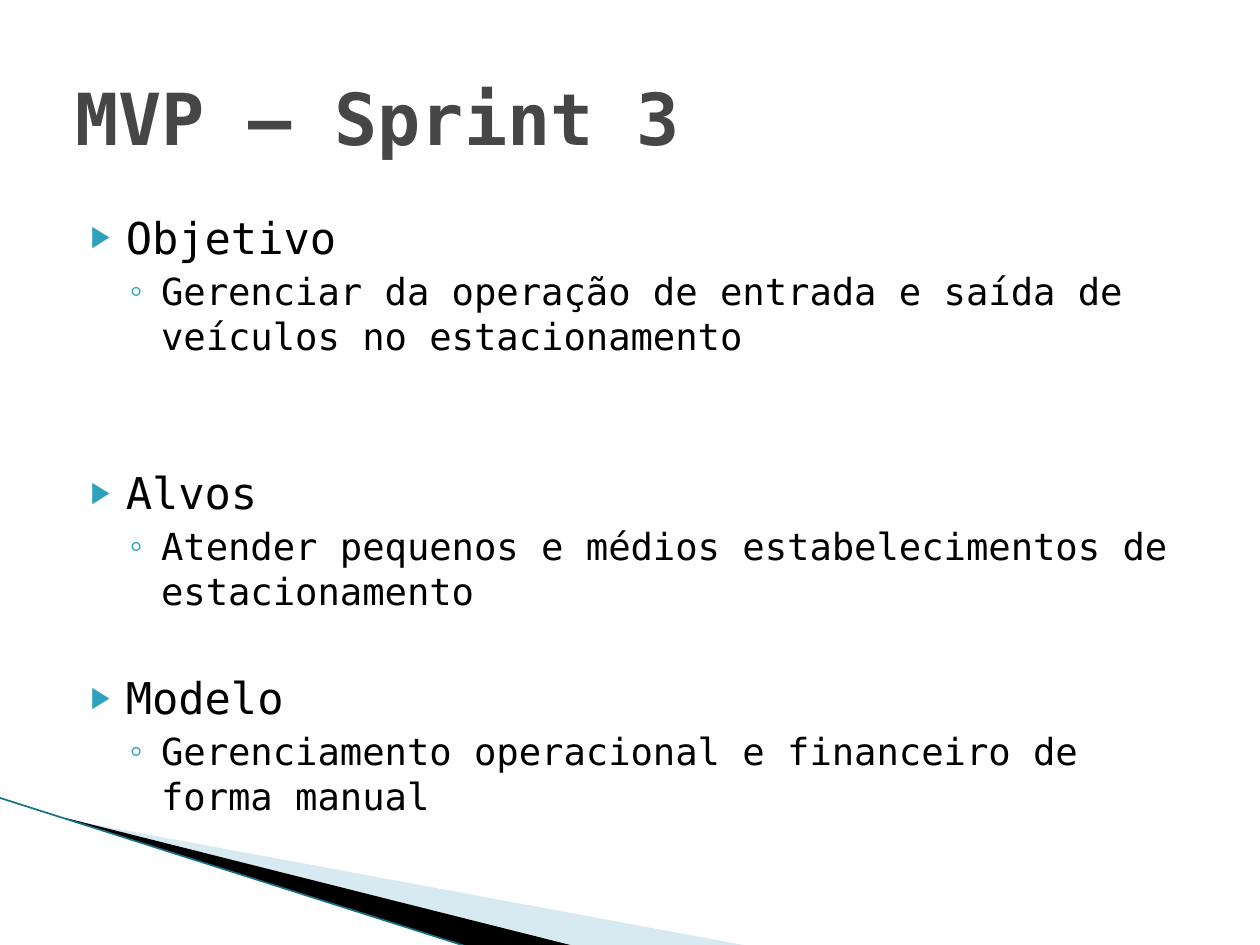
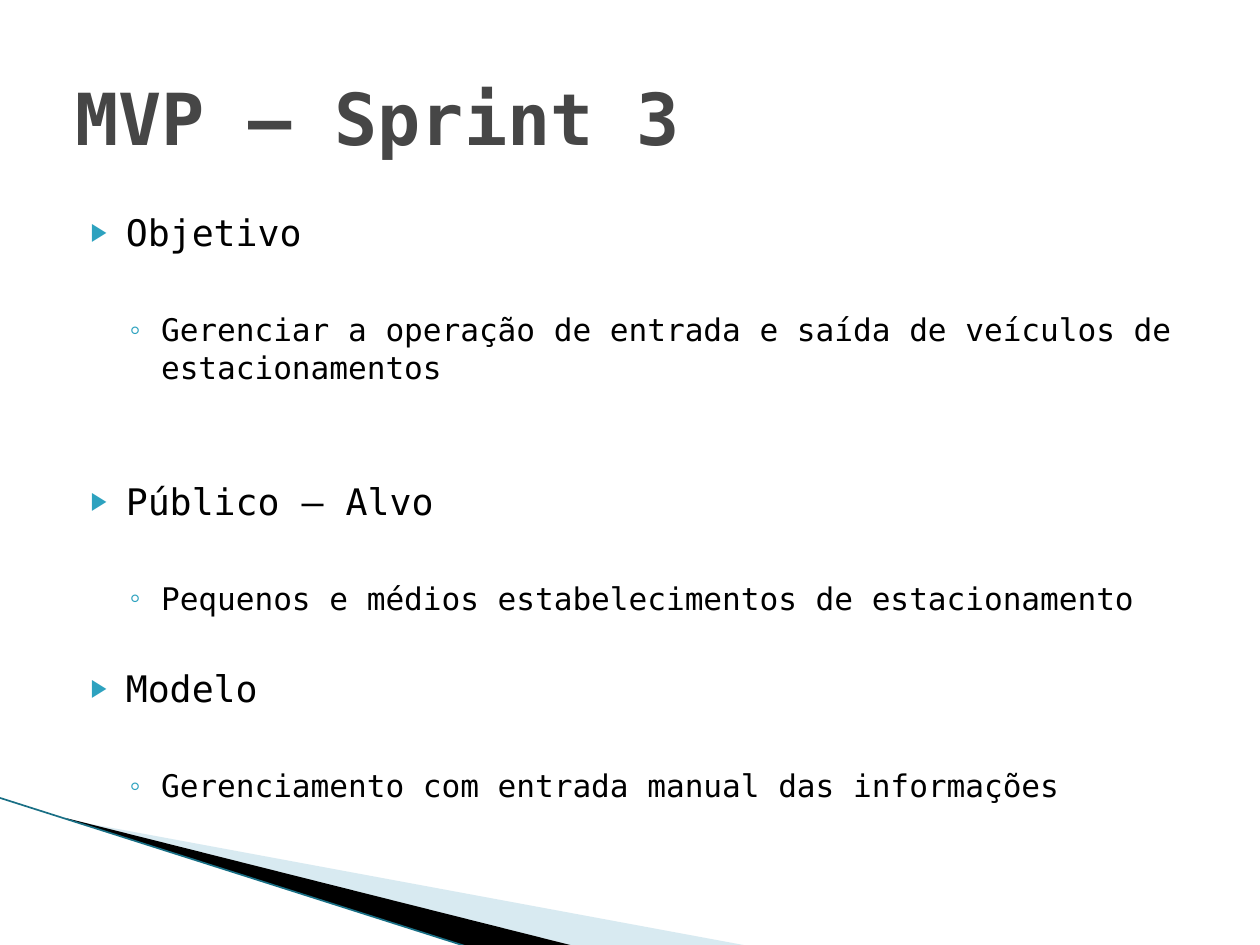
Before and after one commit to Etyonamine/puc-rio-mvp-sprint-3-componente-A, a slide deck: slide 2 of MVP_Sprint_3_Apresentacao_Inicial.ppsx. Drawn at 1260x945 pixels with LibreOffice and Linux fonts; fonts in the diff are those of the drawing; background and template pictures are left out. Boxes give left, top, right and bottom in pixels: in the first picture for what was removed or moved away, otherwise in the second. Text is boxed around its words. In the diff, an @@ line names an element or a change of style, - is before the commit and + after.

Commit message:
ajuste

```diff
--- a/MVP_Sprint_3_Apresentacao_Inicial.ppsx
+++ b/MVP_Sprint_3_Apresentacao_Inicial.ppsx
@@ text at (x1=126, y1=218, x2=302, y2=703): size 25 to 20.9 pt in "Objetivo", "Modelo" @@
@@ text at (x1=126, y1=316, x2=1171, y2=616): text changed; size 21.3 to 17.8 pt @@
-  ◦ Gerenciar da operação de entrada e saída de veículos no estacionamento
-▶ Alvos
-  ◦ Atender pequenos e médios estabelecimentos de estacionamento
+  ◦ Gerenciar a operação de entrada e saída de veículos de estacionamentos
+▶ Público – Alvo
+  ◦ Pequenos e médios estabelecimentos de estacionamento
@@ text at (x1=161, y1=772, x2=1059, y2=803): text changed; size 21.3 to 17.8 pt @@
-  ◦ Gerenciamento operacional e financeiro de forma manual
+  ◦ Gerenciamento com entrada manual das informações
```
